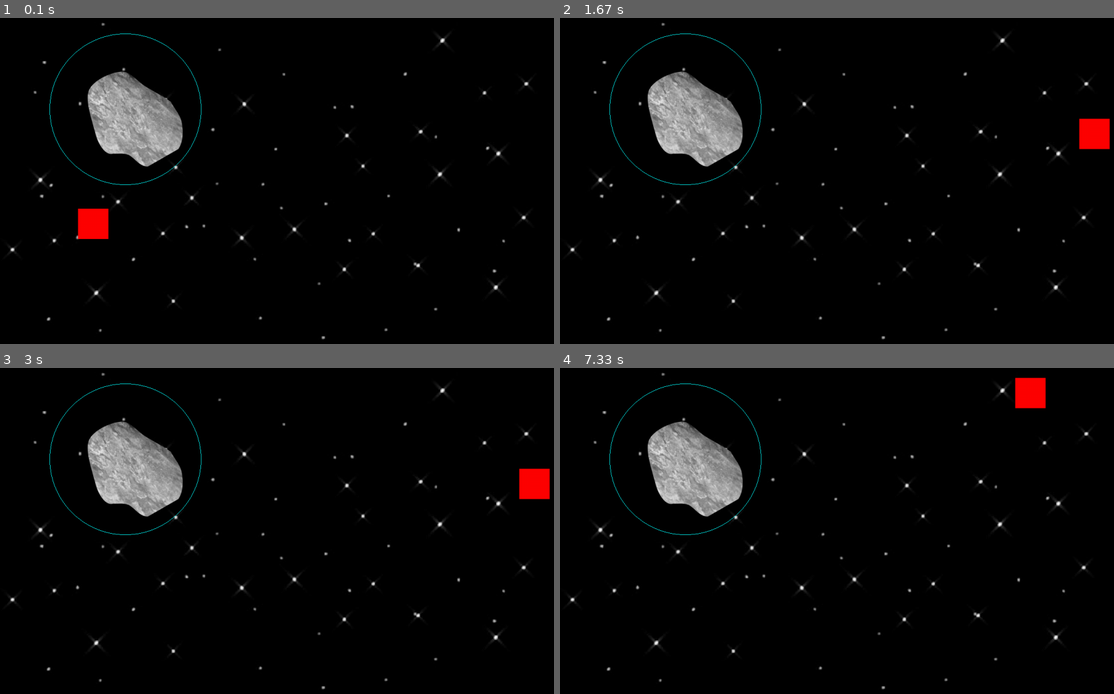
Above: before the commit, frames 1-4 (two rows, left to right).
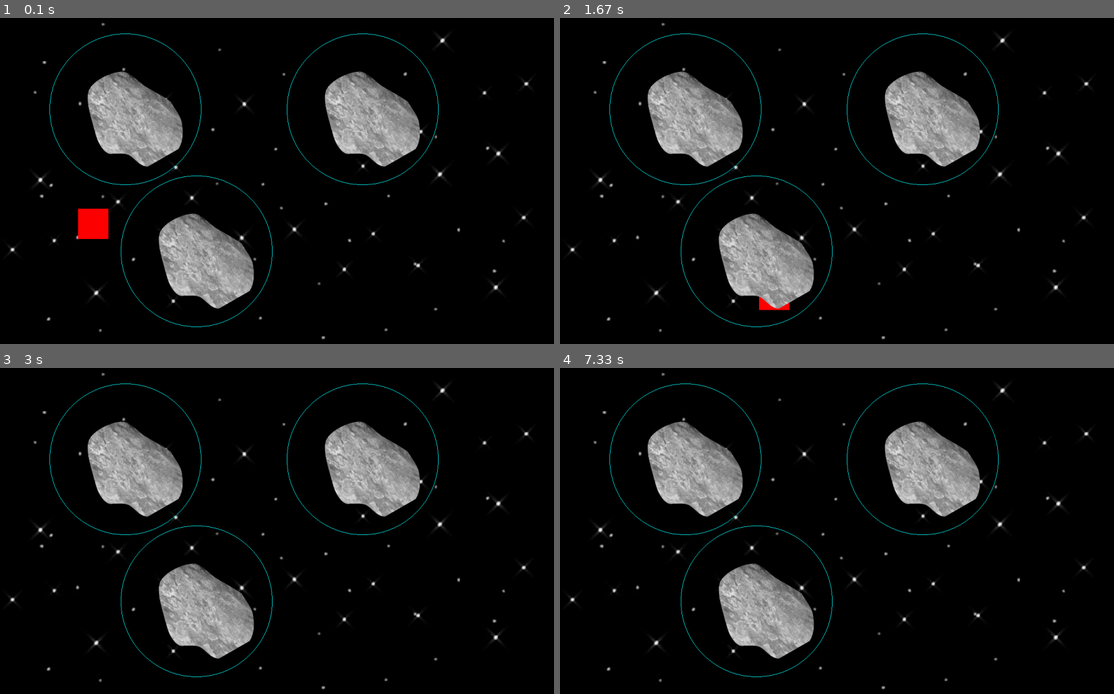
Above: after the commit, the same moments.

Repository: JaceEkko/gravityGame
Game: pygame game, started from pygameTest2.py
The game is run twice, just before and just after one commit, with the same random seed, the same clock (stepped at 60 frames per second) and the same inputs.
Inputs:
- Up to frame 1 (0.1 s): no input
- Up to frame 2 (1.67 s): hold Right 0.33-0.8 s; hold Up 0.83-1.13 s; tap Space at 0.9, 1.23, 1.53 s; hold Right 1.17-1.63 s
- Up to frame 3 (3 s): no input
- Up to frame 4 (7.33 s): hold Left from 7.2 s (still down); tap Space at 7.27 s

The runs differ from the first frame. In frame 1, 7.6% of the frame differs, in the area x 21-80%, y 4-95%; in frame 2, 8.2%, in the area x 21-100%, y 4-95%; in frame 3, 8.1%; in frame 4, 8.1%.

Commit message:
multiple asteroids work

Diff:
--- a/pygameTest2.py
+++ b/pygameTest2.py
@@ -51,14 +51,13 @@
 
 #Main Loop
 man = player(200,410,64,64)
-aster = asteroid(300,200,160)
-aster2 = asteroid(450,200,160)
-aster3 = asteroid(450,300,160)
+asterLst = [asteroid(300,200,160), asteroid(800,200,160), asteroid(450,500,160)]
 
 def reDrawGameWindow():
     win.blit(bg, (0,0))#win.fill((0,0,255))
     pygame.draw.rect(win, (255,0,0), (man.x,man.y,man.width,man.height))#draws a rectangle in the window, you can also draw circles, etc.
-    aster.draw(win)
+    for a in asterLst:
+        a.draw(win)#aster.draw(win)
     pygame.display.update()
 
 run = True
@@ -95,20 +94,22 @@
             man.jumpCount = 10
 
     #gravity
-    if inRange(man.x, man.y, aster.x, aster.y, aster.radius):
-        aster.force += 0.03
-    else:
-        if aster.force > 0:
-            aster.force -= 0.03
+    for a in asterLst:
+        a.draw(win)
+        if inRange(man.x, man.y, a.x, a.y, a.radius):
+            a.force += 0.03
+        else:
+            if a.force > 0:
+                a.force -= 0.03
 
-    if man.x < aster.x:
-        man.x += aster.force
-    elif man.x > aster.x:
-        man.x -= aster.force
-    if man.y < aster.y:
-        man.y += aster.force
-    elif man.y > aster.y:
-        man.y -= aster.force
+        if man.x < a.x:
+            man.x += a.force
+        elif man.x > a.x:
+            man.x -= a.force
+        if man.y < a.y:
+            man.y += a.force
+        elif man.y > a.y:
+            man.y -= a.force
 
     reDrawGameWindow()
     pygame.display.update()
